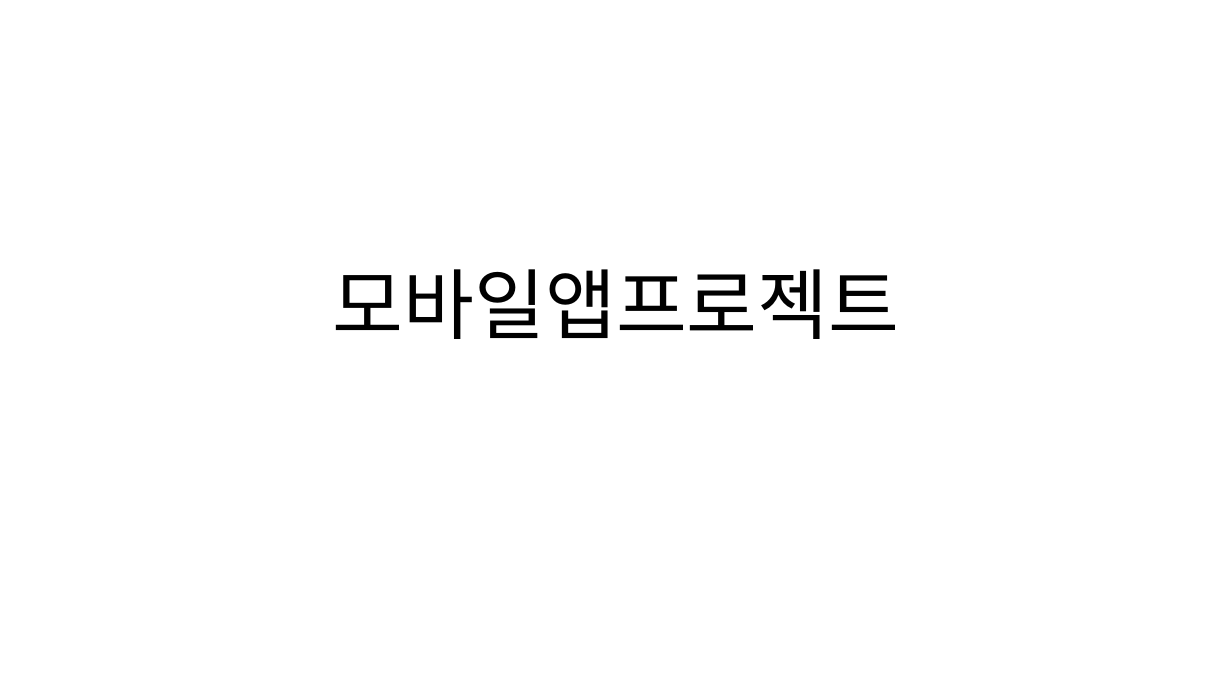
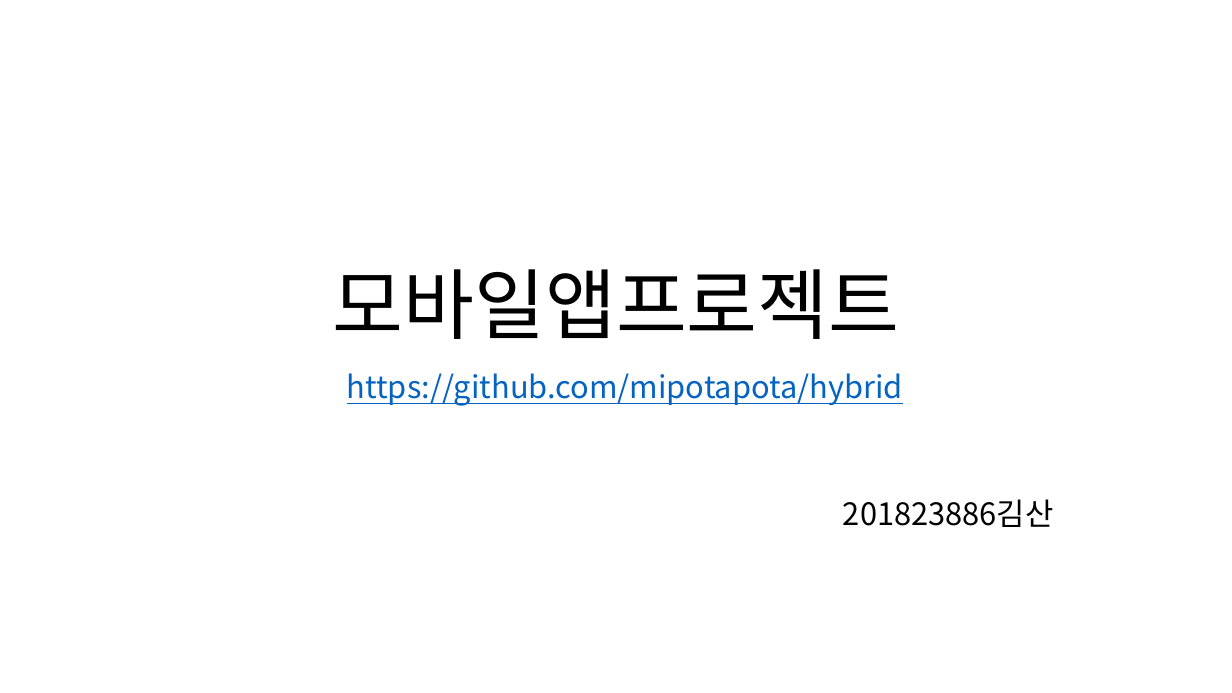
Before and after one commit to mipotapota/hybrid, a slide deck: slide 1 of 1203/모바일앱프로젝트.pptx. Drawn at 1232x693 pixels with LibreOffice and Linux fonts; fonts in the diff are those of the drawing. Boxes give left, top, right and bottom in pixels: in the first picture for what was removed or moved away, otherwise in the second. Text is boxed around its words. In the diff, an @@ line names an element or a change of style, - is before the commit and + after.

```diff
--- a/1203/모바일앱프로젝트.pptx
+++ b/1203/모바일앱프로젝트.pptx
@@ subtitle added at <box>347,373,1054,527</box>, 24 pt, text #0563C1, underline @@
+https://github.com/mipotapota/hybrid
+201823886김산
```
